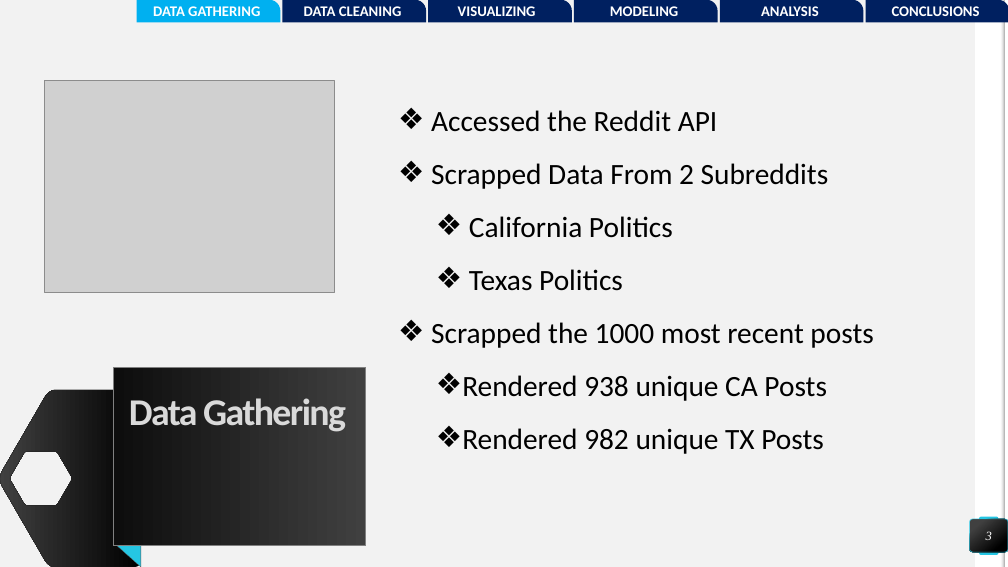
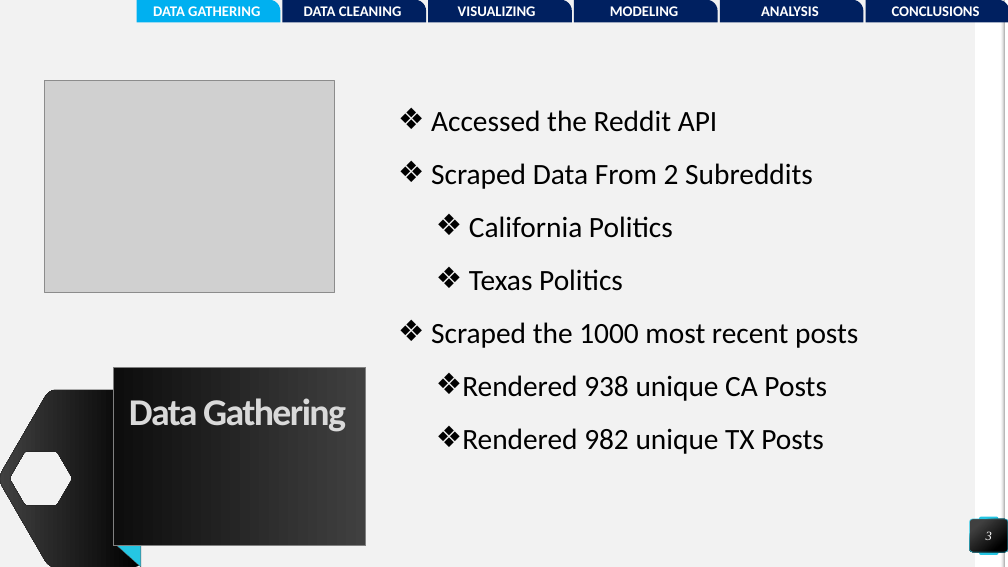
Before and after one commit to pwalesdi/GA_Project_3, a slide deck: slide 3 of Subreddit_Presentation.pptx. Drawn at 1008x567 pixels with LibreOffice and Linux fonts; fonts in the diff are those of the drawing; grey boxes stand for pictures. Boxes give left, top, right and bottom in pixels: in the first picture for what was removed or moved away, otherwise in the second. Text is boxed around its words. In the diff, an @@ line names an element or a change of style, - is before the commit and + after.

```diff
--- a/Subreddit_Presentation.pptx
+++ b/Subreddit_Presentation.pptx
@@ text at box(431, 163, 813, 189): text changed @@
-❖ Scrapped Data From 2 Subreddits
+❖ Scraped Data From 2 Subreddits
@@ text at box(431, 322, 858, 348): text changed @@
-❖ Scrapped the 1000 most recent posts
+❖ Scraped the 1000 most recent posts
```
Also in this commit, not shown: 2 other slides changed, 4 other files.
